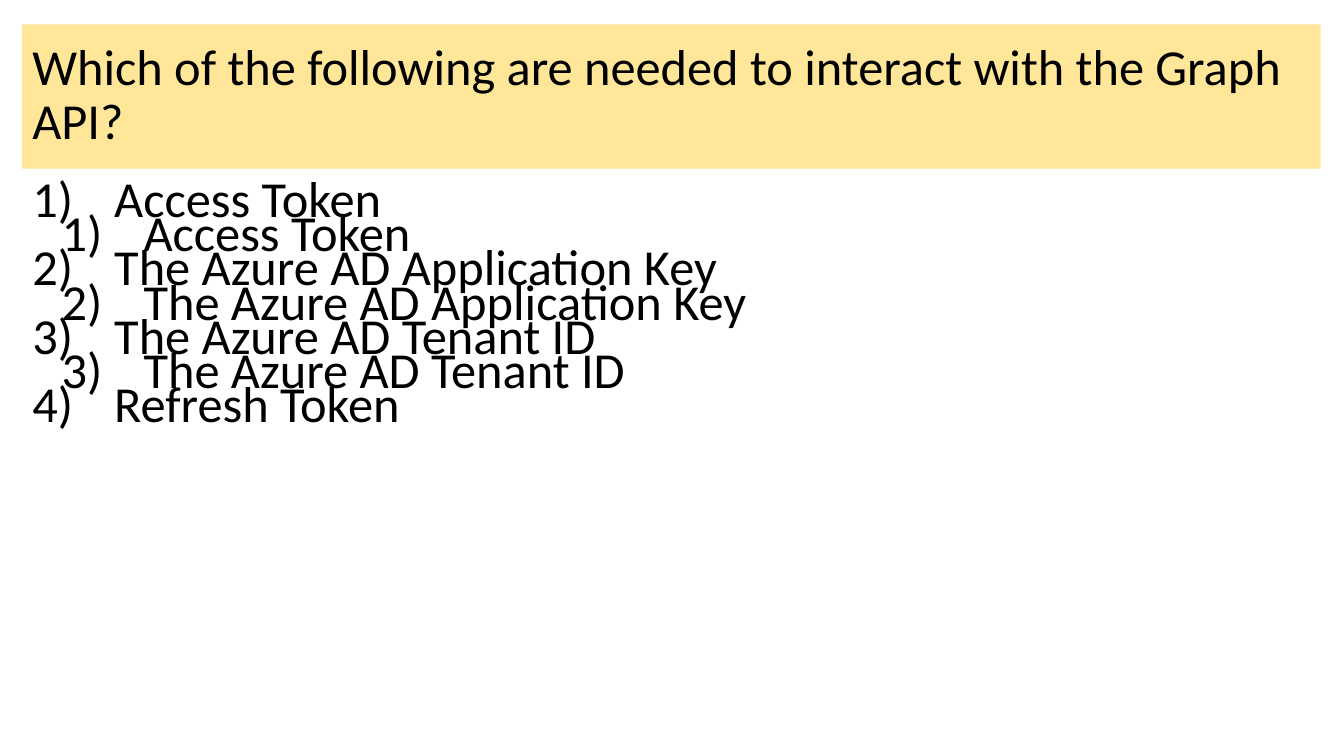
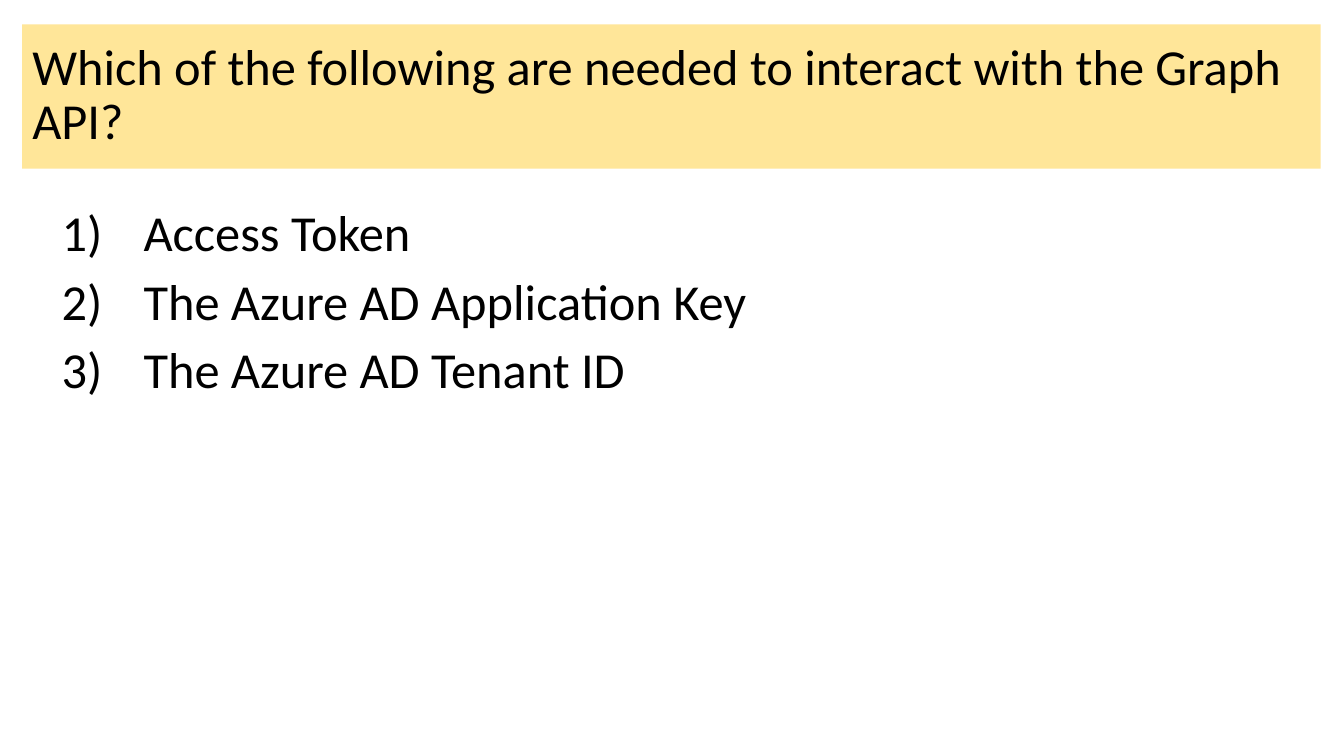
Before and after one commit to dstolts/70-534, a slide deck: slide 13 of Presentations/70-534-Combined-SecuritySlides.pptx (slide 11 before the commit). Drawn at 1344x756 pixels with LibreOffice and Linux fonts; fonts in the diff are those of the drawing. Boxes give left, top, right and bottom in pixels: in the first picture for what was removed or moved away, otherwise in the second. Text is boxed around its words. In the diff, an @@ line names an element or a change of style, - is before the commit and + after.

Commit message:
QA Updates

```diff
--- a/Presentations/70-534-Combined-SecuritySlides.pptx
+++ b/Presentations/70-534-Combined-SecuritySlides.pptx
@@ text removed at [114, 182, 717, 423] @@
-1) Access Token
-2) The Azure AD Application Key
-3) The Azure AD Tenant ID
-4) Refresh Token
```
Also in this commit, not shown: 5 other slides changed, 4 slides added.
